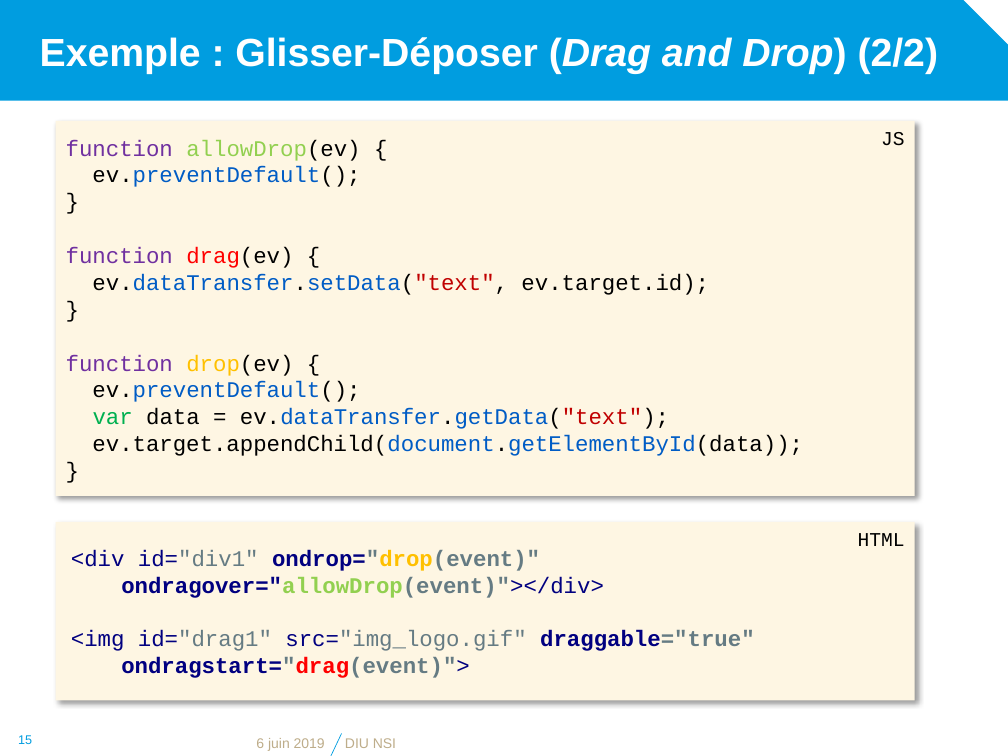
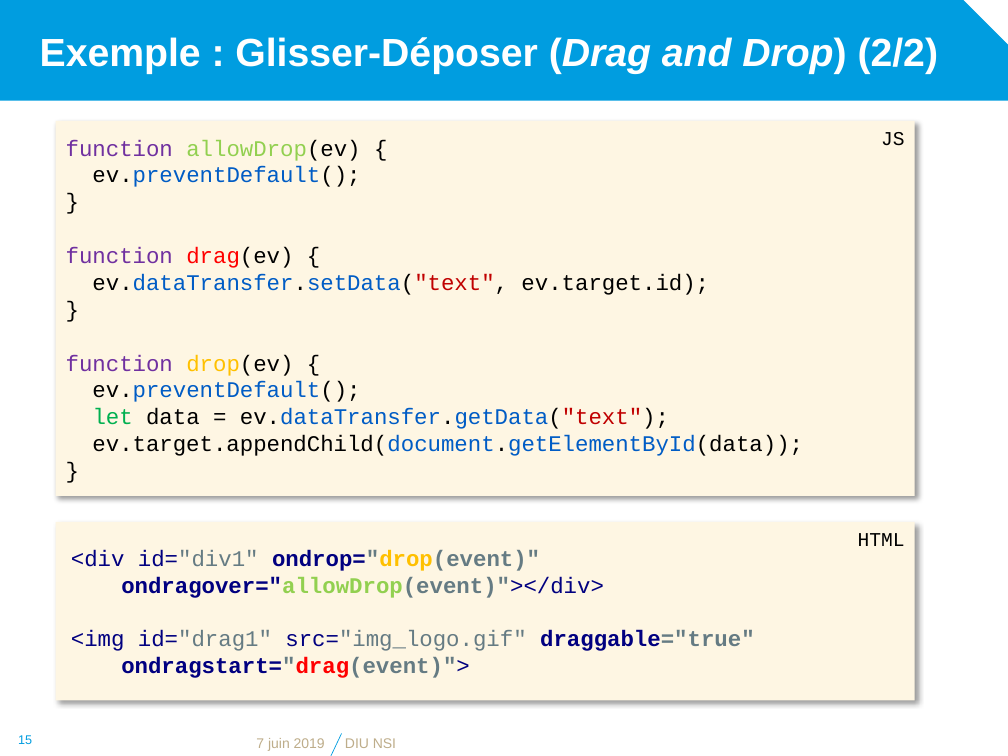
Before and after one commit to diu-uf-bordeaux/bloc1, a slide deck: slide 15 of web/4-JS/JavaScript.pptx. Drawn at 1008x756 pixels with LibreOffice and Linux fonts; fonts in the diff are those of the drawing; background and template pictures are left out. Boxes give left, top, right and bottom in pixels: in the first picture for what was removed or moved away, otherwise in the second. Text is boxed around its words. In the diff, an @@ line names an element or a change of style, - is before the commit and + after.

```diff
--- a/web/4-JS/JavaScript.pptx
+++ b/web/4-JS/JavaScript.pptx
@@ text in rectangle at (x1=66, y1=139, x2=803, y2=456): text changed @@
-function allowDrop(ev) {
-ev.preventDefault();
-}
-function drag(ev) {
-ev.dataTransfer.setData("text", ev.target.id);
-}
-function drop(ev) {
-ev.preventDefault();
-var data = ev.dataTransfer.getData("text");
-ev.target.appendChild(document.getElementById(data));
-}
+function allowDrop(ev) {
+ev.preventDefault();
+}
+function drag(ev) {
+ev.dataTransfer.setData("text", ev.target.id);
+}
+function drop(ev) {
+ev.preventDefault();
+let data = ev.dataTransfer.getData("text");
+ev.target.appendChild(document.getElementById(data));
+}
@@ text at (x1=256, y1=738, x2=325, y2=751): text changed @@
-6 juin 2019
+7 juin 2019
```
Also in this commit, not shown: 13 other slides changed, 6 other files.
